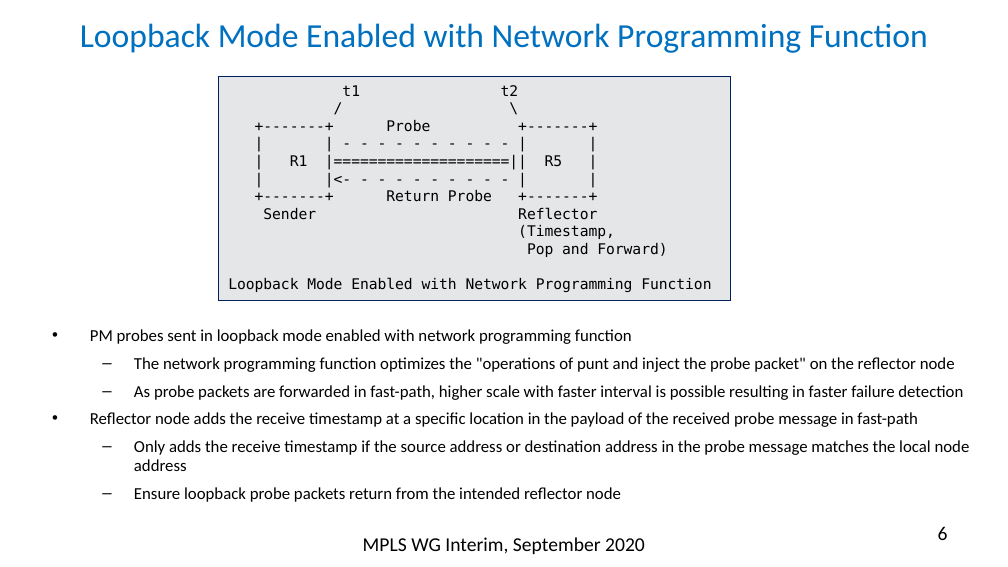
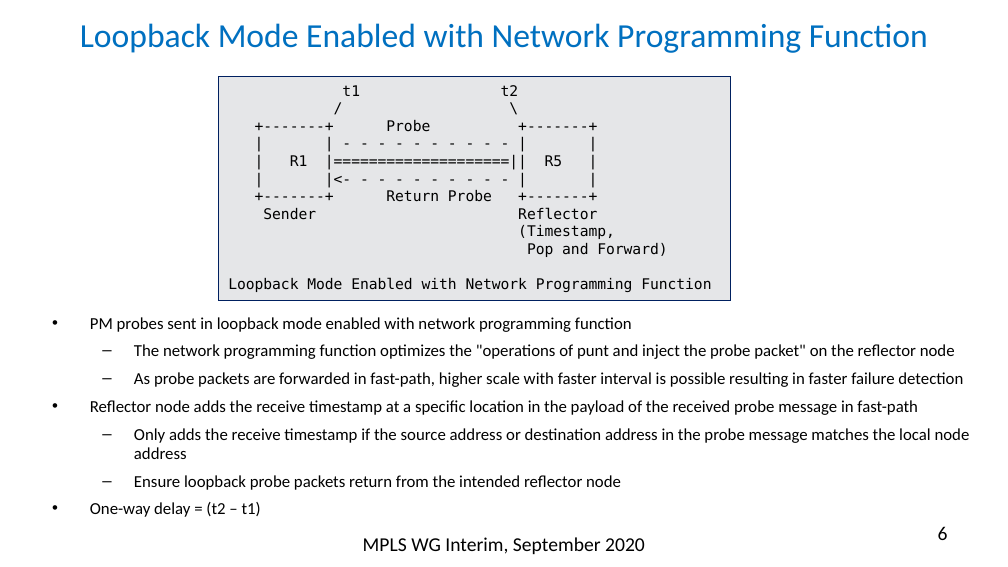
Before and after one commit to rakgandhi/ietf-slides, a slide deck: slide 6 of draft-gandhi-spring-sr-enhanced-plm-03.pptx. Drawn at 1008x567 pixels with LibreOffice and Linux fonts; fonts in the diff are those of the drawing. Boxes give left, top, right and bottom in pixels: in the first picture for what was removed or moved away, otherwise in the second. Text is boxed around its words. In the diff, an @@ line names an element or a change of style, - is before the commit and + after.

```diff
--- a/draft-gandhi-spring-sr-enhanced-plm-03.pptx
+++ b/draft-gandhi-spring-sr-enhanced-plm-03.pptx
@@ text "PM probes sent in loopback ...": place and size @@
-text "PM probes sent in loopback ..." at <box>90,329,970,502</box>
+text "PM probes sent in loopback ..." at <box>90,317,970,517</box>
@@ text at <box>90,502,261,517</box>: paragraph added @@
+• One-way delay = (t2 – t1)
```
Also in this commit, not shown: 2 other slides changed, 1 other file.
